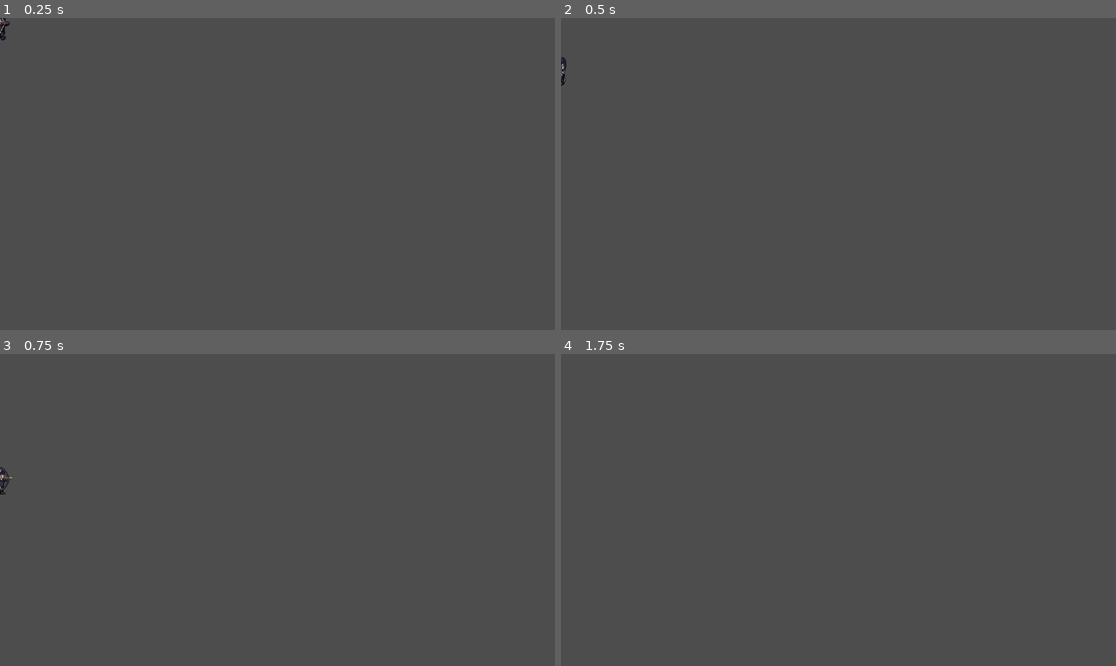
Above: before the commit, frames 1-4 (two rows, left to right).
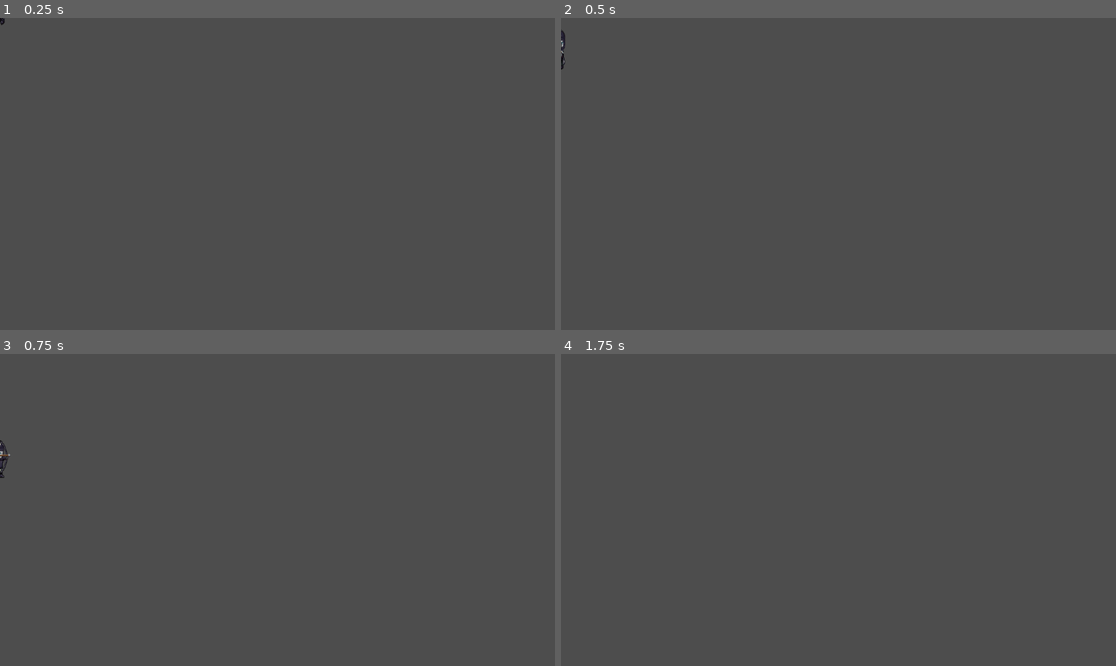
Above: after the commit, the same moments.

Repository: Vysubs28/360-No-Scope
Game: Godot game, scene res://Test_Character/Character/NewCharacter.tscn
Two runs of this game, one before a commit and one after it. Both use one fixed random seed, a clock stepped at 60 frames per second and the inputs below. The project has no main scene, so this scene is started directly.
Inputs:
- Up to frame 1 (0.25 s): no input
- Up to frame 2 (0.5 s): no input
- Up to frame 3 (0.75 s): hold Right (ui_right) from 0.53 s (still down); tap Up (ui_up) at 0.6 s
- Up to frame 4 (1.75 s): keep holding Right (ui_right); tap Up (ui_up) at 0.77, 1.07, 1.35, 1.52 s; tap Enter at 1.25 s

The runs differ from the first frame. In frame 1, less than 0.1% of the frame differs, in the area x 0-2%, y 0-8%; in frame 2, 0.1%; in frame 3, 0.2%, in the area x 0-3%, y 27-45%; in frame 4, nothing differs.

Commit message:
New animations

Diff:
--- a/Test_Character/Character/Movement.gd
+++ b/Test_Character/Character/Movement.gd
@@ -2,7 +2,7 @@
 
 
 @export var speed : float =  200.0
-@export var jump_velocity : float = -200.0
+@export var jump_velocity : float = -300.0
 
 @onready var animated_sprite : AnimatedSprite2D = $AnimatedSprite2D
 
@@ -31,7 +31,7 @@
 
 	# Get the input direction and handle the movement/deceleration.
 	# As good practice, you should replace UI actions with custom gameplay actions.
-	direction = Input.get_vector("left", "right", "up", "down")
+	direction = Input.get_vector("left", "right", "ui_up", "ui_down")
 	if direction:
 		velocity.x = direction.x * speed
 	else:
@@ -57,11 +57,11 @@
 	animation_locked = true
 
 func land():
-	animated_sprite.play("jump_end")
-	animation_locked = true
+	animated_sprite.play("isle")
+	animation_locked = false
 
 func _on_animated_sprite_2d_animation_finished():
-	if(animated_sprite.animation == "jump_end"):
+	if(animated_sprite.animation == "isle"):
 		animation_locked = false
 
 
--- a/Test_Character/Character/NewCharacter.tscn
+++ b/Test_Character/Character/NewCharacter.tscn
@@ -39,57 +39,53 @@
 atlas = ExtResource("2_ohuvv")
 region = Rect2(512, 1216, 64, 64)
 
-[sub_resource type="AtlasTexture" id="AtlasTexture_s4kkk"]
-atlas = ExtResource("2_ohuvv")
-region = Rect2(320, 1224, 64, 72)
-
-[sub_resource type="AtlasTexture" id="AtlasTexture_6e3ke"]
-atlas = ExtResource("2_ohuvv")
-region = Rect2(384, 1224, 64, 72)
-
-[sub_resource type="AtlasTexture" id="AtlasTexture_gojhy"]
-atlas = ExtResource("2_ohuvv")
-region = Rect2(448, 1224, 64, 72)
-
-[sub_resource type="AtlasTexture" id="AtlasTexture_ovr48"]
-atlas = ExtResource("2_ohuvv")
-region = Rect2(256, 1224, 64, 68)
-
-[sub_resource type="AtlasTexture" id="AtlasTexture_hcvrl"]
-atlas = ExtResource("2_ohuvv")
-region = Rect2(320, 1224, 64, 68)
-
-[sub_resource type="AtlasTexture" id="AtlasTexture_vkri7"]
-atlas = ExtResource("2_ohuvv")
-region = Rect2(384, 1224, 64, 68)
-
-[sub_resource type="AtlasTexture" id="AtlasTexture_qsj7n"]
-atlas = ExtResource("2_ohuvv")
-region = Rect2(0, 3850, 128, 110)
-
-[sub_resource type="AtlasTexture" id="AtlasTexture_37d4b"]
-atlas = ExtResource("2_ohuvv")
-region = Rect2(128, 3850, 128, 110)
-
-[sub_resource type="AtlasTexture" id="AtlasTexture_a4snp"]
-atlas = ExtResource("2_ohuvv")
-region = Rect2(256, 3850, 128, 110)
-
-[sub_resource type="AtlasTexture" id="AtlasTexture_w31w7"]
-atlas = ExtResource("2_ohuvv")
-region = Rect2(384, 3850, 128, 110)
-
-[sub_resource type="AtlasTexture" id="AtlasTexture_d17av"]
-atlas = ExtResource("2_ohuvv")
-region = Rect2(512, 3850, 128, 110)
-
-[sub_resource type="AtlasTexture" id="AtlasTexture_m3tmu"]
-atlas = ExtResource("2_ohuvv")
-region = Rect2(640, 3850, 128, 110)
-
-[sub_resource type="AtlasTexture" id="AtlasTexture_fx3u8"]
-atlas = ExtResource("2_ohuvv")
-region = Rect2(768, 3850, 128, 110)
+[sub_resource type="AtlasTexture" id="AtlasTexture_2n3qx"]
+atlas = ExtResource("2_ohuvv")
+region = Rect2(256, 1216, 64, 64)
+
+[sub_resource type="AtlasTexture" id="AtlasTexture_ubonh"]
+atlas = ExtResource("2_ohuvv")
+region = Rect2(320, 1216, 64, 64)
+
+[sub_resource type="AtlasTexture" id="AtlasTexture_x08jk"]
+atlas = ExtResource("2_ohuvv")
+region = Rect2(384, 1216, 64, 64)
+
+[sub_resource type="AtlasTexture" id="AtlasTexture_18k1f"]
+atlas = ExtResource("2_ohuvv")
+region = Rect2(448, 1216, 64, 64)
+
+[sub_resource type="AtlasTexture" id="AtlasTexture_wjmie"]
+atlas = ExtResource("2_ohuvv")
+region = Rect2(512, 1216, 64, 64)
+
+[sub_resource type="AtlasTexture" id="AtlasTexture_66p51"]
+atlas = ExtResource("2_ohuvv")
+region = Rect2(0, 3876, 128, 57)
+
+[sub_resource type="AtlasTexture" id="AtlasTexture_to27e"]
+atlas = ExtResource("2_ohuvv")
+region = Rect2(128, 3876, 128, 57)
+
+[sub_resource type="AtlasTexture" id="AtlasTexture_kjsqa"]
+atlas = ExtResource("2_ohuvv")
+region = Rect2(256, 3876, 128, 57)
+
+[sub_resource type="AtlasTexture" id="AtlasTexture_6f11a"]
+atlas = ExtResource("2_ohuvv")
+region = Rect2(384, 3876, 128, 57)
+
+[sub_resource type="AtlasTexture" id="AtlasTexture_vsqs2"]
+atlas = ExtResource("2_ohuvv")
+region = Rect2(512, 3876, 128, 57)
+
+[sub_resource type="AtlasTexture" id="AtlasTexture_23uk8"]
+atlas = ExtResource("2_ohuvv")
+region = Rect2(640, 3876, 128, 57)
+
+[sub_resource type="AtlasTexture" id="AtlasTexture_nobhb"]
+atlas = ExtResource("2_ohuvv")
+region = Rect2(768, 3876, 128, 57)
 
 [sub_resource type="AtlasTexture" id="AtlasTexture_hqtfv"]
 atlas = ExtResource("2_ohuvv")
@@ -148,57 +144,49 @@
 }, {
 "frames": [{
 "duration": 1.0,
-"texture": SubResource("AtlasTexture_s4kkk")
-}, {
-"duration": 1.0,
-"texture": SubResource("AtlasTexture_6e3ke")
-}, {
-"duration": 1.0,
-"texture": SubResource("AtlasTexture_gojhy")
-}],
-"loop": false,
+"texture": SubResource("AtlasTexture_2n3qx")
+}, {
+"duration": 1.0,
+"texture": SubResource("AtlasTexture_ubonh")
+}, {
+"duration": 1.0,
+"texture": SubResource("AtlasTexture_x08jk")
+}, {
+"duration": 1.0,
+"texture": SubResource("AtlasTexture_18k1f")
+}, {
+"duration": 1.0,
+"texture": SubResource("AtlasTexture_wjmie")
+}],
+"loop": true,
 "name": &"idle",
-"speed": 5.0
-}, {
-"frames": [{
-"duration": 1.0,
-"texture": SubResource("AtlasTexture_ovr48")
-}, {
-"duration": 1.0,
-"texture": SubResource("AtlasTexture_hcvrl")
-}, {
-"duration": 1.0,
-"texture": SubResource("AtlasTexture_vkri7")
-}],
-"loop": false,
-"name": &"jump_end",
-"speed": 5.0
-}, {
-"frames": [{
-"duration": 1.0,
-"texture": SubResource("AtlasTexture_qsj7n")
-}, {
-"duration": 1.0,
-"texture": SubResource("AtlasTexture_37d4b")
-}, {
-"duration": 1.0,
-"texture": SubResource("AtlasTexture_a4snp")
-}, {
-"duration": 1.0,
-"texture": SubResource("AtlasTexture_w31w7")
-}, {
-"duration": 1.0,
-"texture": SubResource("AtlasTexture_d17av")
-}, {
-"duration": 1.0,
-"texture": SubResource("AtlasTexture_m3tmu")
-}, {
-"duration": 1.0,
-"texture": SubResource("AtlasTexture_fx3u8")
+"speed": 15.0
+}, {
+"frames": [{
+"duration": 1.0,
+"texture": SubResource("AtlasTexture_66p51")
+}, {
+"duration": 1.0,
+"texture": SubResource("AtlasTexture_to27e")
+}, {
+"duration": 1.0,
+"texture": SubResource("AtlasTexture_kjsqa")
+}, {
+"duration": 1.0,
+"texture": SubResource("AtlasTexture_6f11a")
+}, {
+"duration": 1.0,
+"texture": SubResource("AtlasTexture_vsqs2")
+}, {
+"duration": 1.0,
+"texture": SubResource("AtlasTexture_23uk8")
+}, {
+"duration": 1.0,
+"texture": SubResource("AtlasTexture_nobhb")
 }],
 "loop": true,
 "name": &"run",
-"speed": 45.0
+"speed": 30.0
 }, {
 "frames": [{
 "duration": 1.0,
@@ -220,30 +208,29 @@
 
 [sub_resource type="CapsuleShape2D" id="CapsuleShape2D_xxucf"]
 radius = 8.0
-height = 54.0
+height = 80.0
 
 [sub_resource type="RectangleShape2D" id="RectangleShape2D_p41jg"]
-size = Vector2(24, 51)
+size = Vector2(24, 26.5)
 
 [node name="CharacterBody2D" type="CharacterBody2D"]
 script = ExtResource("1_j8ykc")
 
 [node name="AnimatedSprite2D" type="AnimatedSprite2D" parent="."]
-position = Vector2(1, -24)
-scale = Vector2(0.992188, 1.19596)
+position = Vector2(1.19209e-07, -71)
+scale = Vector2(0.871094, 1.65287)
 sprite_frames = SubResource("SpriteFrames_l25yf")
-animation = &"fall _spin"
-frame_progress = 0.303074
+animation = &"death"
 
 [node name="CollisionShape2D" type="CollisionShape2D" parent="."]
-position = Vector2(-1, -29)
+position = Vector2(-1, -59)
 shape = SubResource("CapsuleShape2D_xxucf")
 
 [node name="hitbox" type="Area2D" parent="."]
 collision_mask = 3
 
 [node name="CollisionShape2D" type="CollisionShape2D" parent="hitbox"]
-position = Vector2(0, -26)
+position = Vector2(36, -12)
 shape = SubResource("RectangleShape2D_p41jg")
 
 [connection signal="animation_finished" from="AnimatedSprite2D" to="." method="_on_animated_sprite_2d_animation_finished"]
Not shown: 1 places in Test_Character/Character/NewCharacter.tscn that only renumber resources
